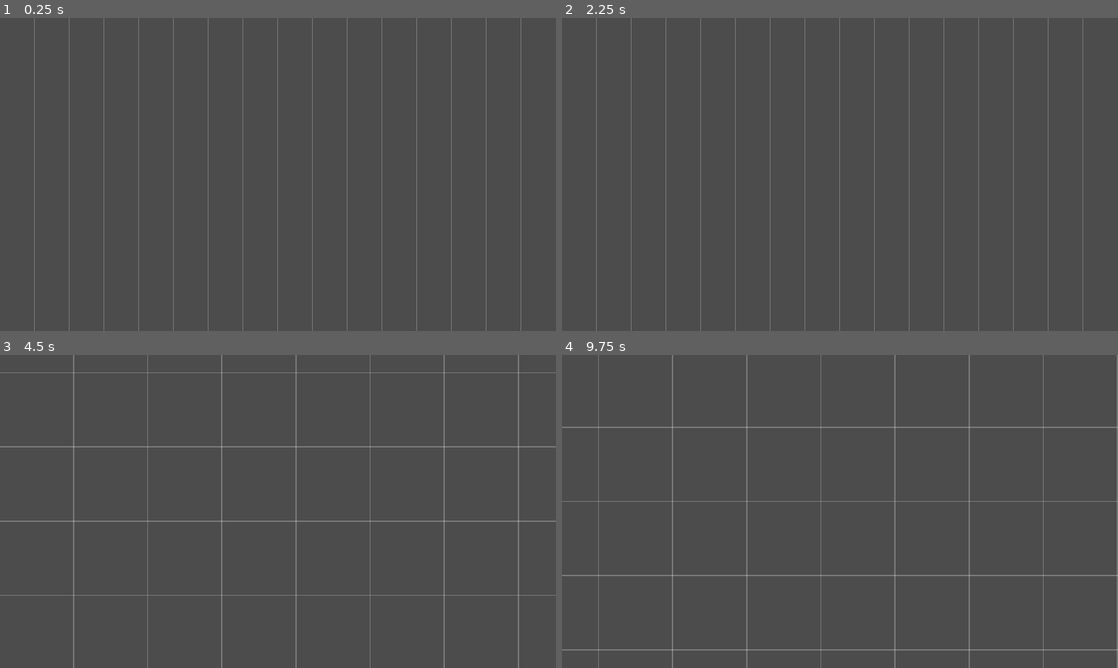
Above: before the commit, frames 1-4 (two rows, left to right).
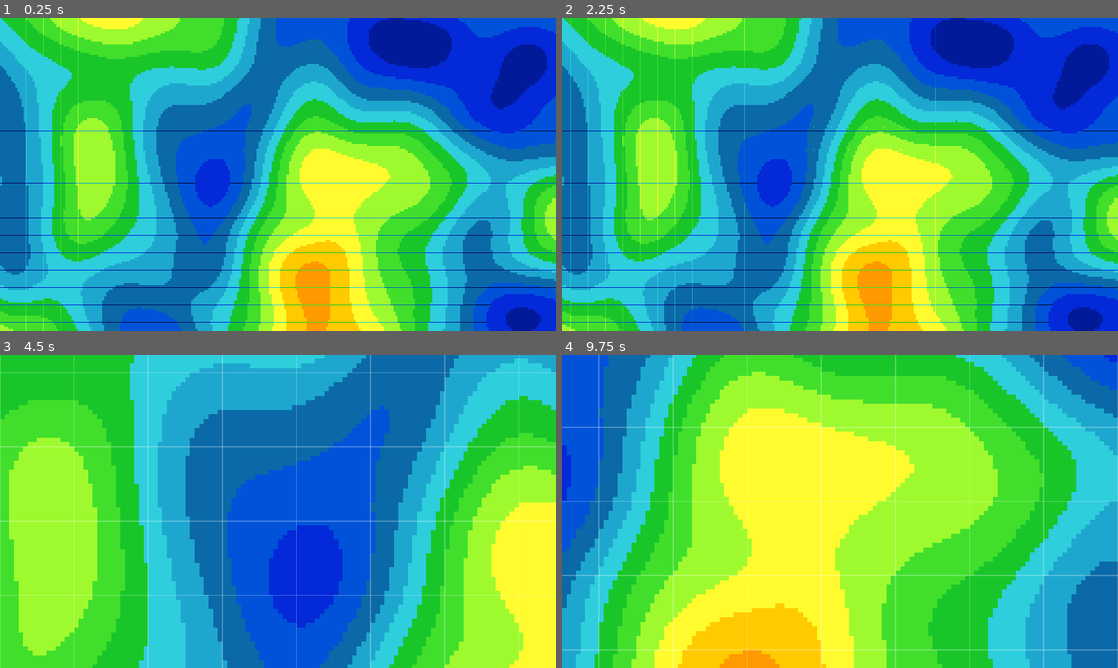
Above: after the commit, the same moments.

Repository: Phrenotopia/EvoDevio
Game: Godot game, scene res://World.tscn
Two runs of this game, one before a commit and one after it. Both use one fixed random seed, a clock stepped at 60 frames per second and the inputs below.
Inputs (mouse positions are in pixels of both pictures, inside the frame that each line leads up to):
- Up to frame 1 (0.25 s): no input
- Up to frame 2 (2.25 s): tap Enter at 0.5, 2 s; move the mouse to (962, 158) at 0.52 s; hold S (camera_down) 0.53-1.28 s; tap Space at 1.25 s; move the mouse to (728, 190) at 1.27 s; tap A (camera_left) at 1.35 s; move the mouse to (895, 105) at 2.02 s; hold D (camera_right) from 2.03 s (still down)
- Up to frame 3 (4.5 s): tap Space at 2.75, 4.25 s; move the mouse to (250, 574) at 2.77 s; release D (camera_right) at 2.78 s; tap Shift (camera_speed_up) at 2.85 s; tap Enter at 3.5 s; move the mouse to (444, 558) at 3.52 s; hold W (camera_up) 3.53-4.28 s; move the mouse to (111, 464) at 4.27 s; tap Mouse wheel up (camera_zoom_in) at 4.35 s
- Up to frame 4 (9.75 s): move the mouse to (867, 511) at 5.02 s; hold Mouse wheel down (camera_zoom_out) 5.03-5.78 s; move the mouse to (756, 433) at 5.77 s; tap S (camera_down) at 5.85 s; move the mouse to (962, 495) at 6.52 s; hold A (camera_left) 6.53-7.28 s; move the mouse to (728, 527) at 7.27 s; tap D (camera_right) at 7.35 s; move the mouse to (895, 442) at 8.02 s; hold Shift (camera_speed_up) 8.03-8.78 s; move the mouse to (812, 574) at 8.77 s; tap W (camera_up) at 8.85 s; move the mouse to (1006, 558) at 9.52 s; hold Mouse wheel up (camera_zoom_in) from 9.53 s (still down)

The runs differ from the first frame. In frame 1, 100% of the frame differs, in the area x 0-100%, y 0-100%; in frame 2, 100%; in frame 3, 100%; in frame 4, 100%.

Commit message:
WIP Started making sectors and localities
Localities are assigned to tiles in WorldMap, and sectors should assign localities inside their area to themselves.

Diff:
--- a/DrawGrid.gd
+++ b/DrawGrid.gd
@@ -10,7 +10,7 @@
 
 	for i in columns:
 		if i != 0 :
-			draw_rect(Rect2(i*world.GRIDSIZE-2, 0, 2, world.MAPSIZE.y*world.PIXELSCALE), COLOUR) #Draws every line in the columns
+			draw_rect(Rect2(i*world.GRIDSIZE-1, 0, 2, world.MAPSIZE.y*world.PIXELSCALE), COLOUR) #Draws every line in the columns
 	for i in rows:
 		if i != 0 :
 			draw_rect(Rect2(-1, i*world.GRIDSIZE-1, world.MAPSIZE.x*world.PIXELSCALE, 2), COLOUR) #Draws every line in the rows
--- a/Tile.gd
+++ b/Locality.gd
@@ -1,6 +1,6 @@
 extends Node
 
-class_name Tile
+class_name Locality #A tile in WorldMap
 
 var x : int
 var y : int
--- /dev/null
+++ b/Sector.gd
@@ -0,0 +1,20 @@
+extends Node
+
+const Locality = preload("Locality.gd")
+
+class_name Sector #A 16x16 grid of localities
+
+var localities : Array
+var index : int
+var x : int
+var y : int
+#var localities : Locality
+
+func _init(i,posx,posy):
+	index = i
+	x = posx
+	y = posy
+
+
+func append_locality(locality):
+	localities.append(locality)
--- a/World.tscn
+++ b/World.tscn
@@ -236,7 +236,6 @@
 script = ExtResource( 2 )
 
 [node name="WorldMap" type="TileMap" parent="."]
-position = Vector2( -1, 0 )
 z_index = -1
 tile_set = SubResource( 1 )
 cell_size = Vector2( 8, 8 )
--- a/WorldMap.gd
+++ b/WorldMap.gd
@@ -1,15 +1,18 @@
 extends TileMap
 
+onready var world = get_node("/root/World")
 var width = 256
 var height = 144
-var tiles = {}
-const Tile = preload("Tile.gd")
+var localities = []
+var sectors = []
+const Locality = preload("Locality.gd")
+const Sector = preload("Sector.gd")
 
 var noise
 
-func make_map(x,y):
-	width = x
-	height = y
+func make_map(w,h):
+	width = w
+	height = h
 	#randomize()
 	noise = OpenSimplexNoise.new()
 	noise.seed = 1
@@ -17,20 +20,29 @@
 	noise.period = 64 #My default is 16
 	noise.persistence = 0.25 #My default is 1
 
-	var i = 0
-	for x in width:
-		for y in height:
-			var e = noise.get_noise_2d(x,y) # a is a number from -1 to 1
-			e = (e+1)*0.5 # Makes a a number from 0 to 1
-			e = round(e*16+0.6)-1 # Makes an integer from 0 to 15
-			#print(e)
-			var t = Tile.new(x,y,e)
-			tiles.values().append(t)
+	for y in height/16:
+		for x in width/16:
+			# Creates sectors and assigns an index number
+			var s = Sector.new(y*16+x,x*world.GRIDSIZE,y*world.GRIDSIZE)
+			sectors.append(s)
+			#print(Vector2(s.x,s.y))
 
-	_draw()
+	for y in height:
+		for x in width:
+			# Assigns an elevation to localities
+			var e = noise.get_noise_2d(x,y) # e is a number from -1 to 1
+			e = (e+1)*0.5 # Makes e a number from 0 to 1
+			e = round(e*16+0.6)-1 # Makes e an integer from 0 to 15
+			# Creates localities
+			var t = Locality.new(x,y,e)
+			# TODO assign locality to sector
+			localities.append(t)
+
+			# WIP
+			var s = sectors[ceil(y/16-1+x/16)] # Gets the right sector (Haven't tested, so might not work)
+			s.append_locality(t) # Assigns localities to the right sector
+
 
 func _draw():
-	print("draw world map with  tiles ")
-	for t in tiles:
-			print(t)
-			set_cell(t.x,t.y,t.a) # Makes a a color from 0 (Red) to 15 (Dark blue)
+	for t in localities:
+			set_cell(t.x,t.y,t.elevation) # Makes a a color from 0 (Red) to 15 (Dark blue)
--- a/project.godot
+++ b/project.godot
@@ -10,12 +10,18 @@
 
 _global_script_classes=[ {
 "base": "Node",
-"class": "Tile",
+"class": "Locality",
 "language": "GDScript",
-"path": "res://Tile.gd"
+"path": "res://Locality.gd"
+}, {
+"base": "Node",
+"class": "Sector",
+"language": "GDScript",
+"path": "res://Sector.gd"
 } ]
 _global_script_class_icons={
-"Tile": ""
+"Locality": "",
+"Sector": ""
 }
 
 [application]
@@ -36,30 +42,30 @@
 
 ui_accept={
 "deadzone": 0.5,
-"events": [ Object(InputEventKey,"resource_local_to_scene":false,"resource_name":"","device":0,"alt":false,"shift":false,"control":false,"meta":false,"command":false,"pressed":false,"scancode":16777221,"physical_scancode":0,"unicode":0,"echo":false,"script":null)
-, Object(InputEventKey,"resource_local_to_scene":false,"resource_name":"","device":0,"alt":false,"shift":false,"control":false,"meta":false,"command":false,"pressed":false,"scancode":16777222,"physical_scancode":0,"unicode":0,"echo":false,"script":null)
-, Object(InputEventKey,"resource_local_to_scene":false,"resource_name":"","device":0,"alt":false,"shift":false,"control":false,"meta":false,"command":false,"pressed":false,"scancode":32,"physical_scancode":0,"unicode":0,"echo":false,"script":null)
+"events": [ Object(InputEventKey,"resource_local_to_scene":false,"resource_name":"","device":0,"alt":false,"shift":false,"control":false,"meta":false,"command":false,"pressed":false,"scancode":16777221,"unicode":0,"echo":false,"script":null)
+, Object(InputEventKey,"resource_local_to_scene":false,"resource_name":"","device":0,"alt":false,"shift":false,"control":false,"meta":false,"command":false,"pressed":false,"scancode":16777222,"unicode":0,"echo":false,"script":null)
+, Object(InputEventKey,"resource_local_to_scene":false,"resource_name":"","device":0,"alt":false,"shift":false,"control":false,"meta":false,"command":false,"pressed":false,"scancode":32,"unicode":0,"echo":false,"script":null)
 , Object(InputEventJoypadButton,"resource_local_to_scene":false,"resource_name":"","device":0,"button_index":0,"pressure":0.0,"pressed":false,"script":null)
  ]
 }
 camera_up={
 "deadzone": 0.5,
-"events": [ Object(InputEventKey,"resource_local_to_scene":false,"resource_name":"","device":0,"alt":false,"shift":false,"control":false,"meta":false,"command":false,"pressed":false,"scancode":87,"physical_scancode":0,"unicode":0,"echo":false,"script":null)
+"events": [ Object(InputEventKey,"resource_local_to_scene":false,"resource_name":"","device":0,"alt":false,"shift":false,"control":false,"meta":false,"command":false,"pressed":false,"scancode":87,"unicode":0,"echo":false,"script":null)
  ]
 }
 camera_down={
 "deadzone": 0.5,
-"events": [ Object(InputEventKey,"resource_local_to_scene":false,"resource_name":"","device":0,"alt":false,"shift":false,"control":false,"meta":false,"command":false,"pressed":false,"scancode":83,"physical_scancode":0,"unicode":0,"echo":false,"script":null)
+"events": [ Object(InputEventKey,"resource_local_to_scene":false,"resource_name":"","device":0,"alt":false,"shift":false,"control":false,"meta":false,"command":false,"pressed":false,"scancode":83,"unicode":0,"echo":false,"script":null)
  ]
 }
 camera_left={
 "deadzone": 0.5,
-"events": [ Object(InputEventKey,"resource_local_to_scene":false,"resource_name":"","device":0,"alt":false,"shift":false,"control":false,"meta":false,"command":false,"pressed":false,"scancode":65,"physical_scancode":0,"unicode":0,"echo":false,"script":null)
+"events": [ Object(InputEventKey,"resource_local_to_scene":false,"resource_name":"","device":0,"alt":false,"shift":false,"control":false,"meta":false,"command":false,"pressed":false,"scancode":65,"unicode":0,"echo":false,"script":null)
  ]
 }
 camera_right={
 "deadzone": 0.5,
-"events": [ Object(InputEventKey,"resource_local_to_scene":false,"resource_name":"","device":0,"alt":false,"shift":false,"control":false,"meta":false,"command":false,"pressed":false,"scancode":68,"physical_scancode":0,"unicode":0,"echo":false,"script":null)
+"events": [ Object(InputEventKey,"resource_local_to_scene":false,"resource_name":"","device":0,"alt":false,"shift":false,"control":false,"meta":false,"command":false,"pressed":false,"scancode":68,"unicode":0,"echo":false,"script":null)
  ]
 }
 camera_zoom_in={
@@ -74,7 +80,12 @@
 }
 camera_speed_up={
 "deadzone": 0.5,
-"events": [ Object(InputEventKey,"resource_local_to_scene":false,"resource_name":"","device":0,"alt":false,"shift":false,"control":false,"meta":false,"command":false,"pressed":false,"scancode":16777237,"physical_scancode":0,"unicode":0,"echo":false,"script":null)
+"events": [ Object(InputEventKey,"resource_local_to_scene":false,"resource_name":"","device":0,"alt":false,"shift":false,"control":false,"meta":false,"command":false,"pressed":false,"scancode":16777237,"unicode":0,"echo":false,"script":null)
+ ]
+}
+click={
+"deadzone": 0.5,
+"events": [ Object(InputEventMouseButton,"resource_local_to_scene":false,"resource_name":"","device":0,"alt":false,"shift":false,"control":false,"meta":false,"command":false,"button_mask":0,"position":Vector2( 0, 0 ),"global_position":Vector2( 0, 0 ),"factor":1.0,"button_index":1,"pressed":false,"doubleclick":false,"script":null)
  ]
 }
 
